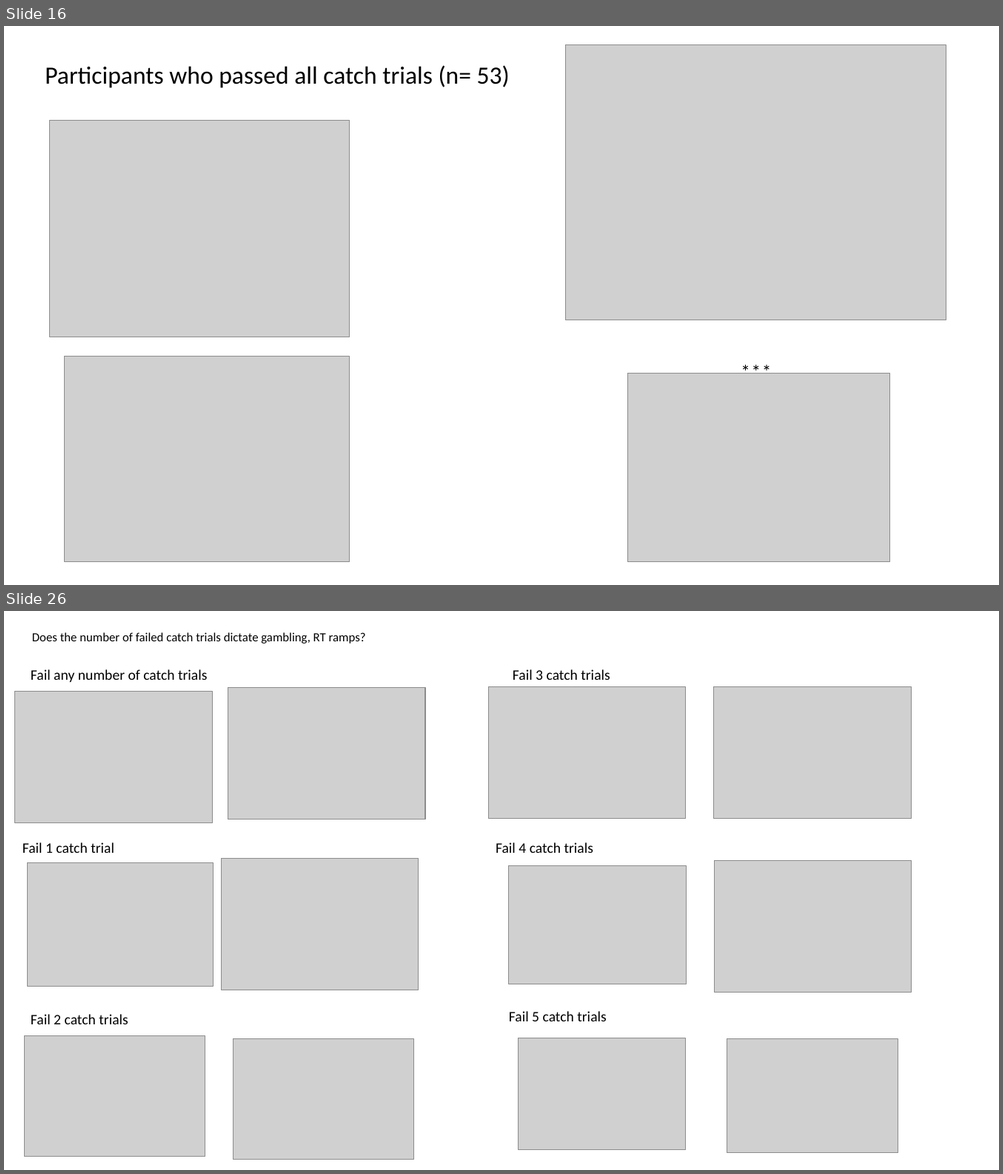
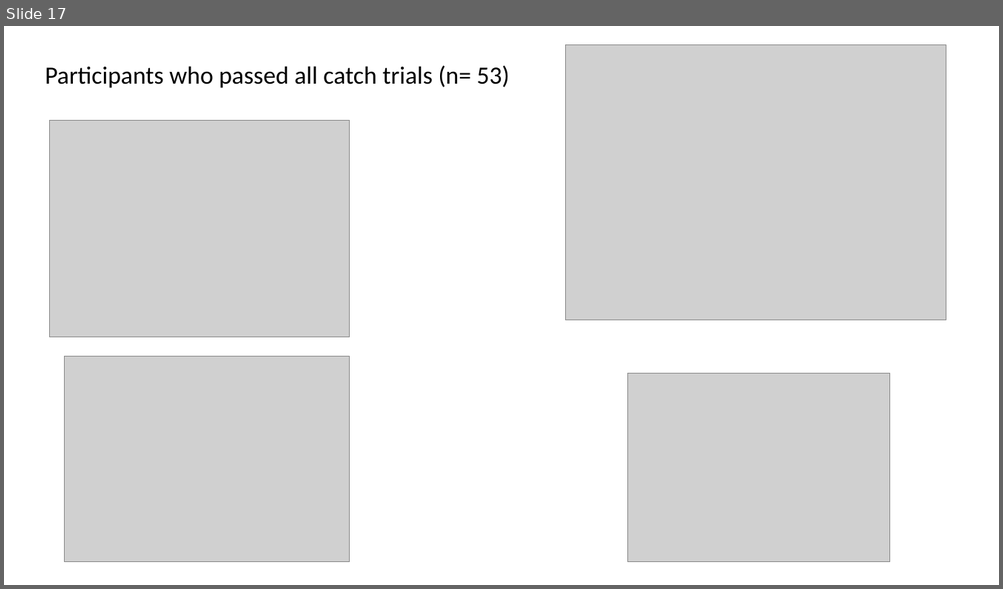
Before and after one commit to gpagnier/rampAnalysis, a slide deck: RampV04Presentation.pptx. Shown one above the other, each under a label of ours: slides 16 and 26 before the commit, slide 17 after it; the slides between them are not shown. The pictures are 1003x1174 and 1003x589 pixels, drawn with LibreOffice and Linux fonts; fonts in the diff are those of the drawing; grey boxes stand for pictures. Boxes give left, top, right and bottom in pixels: in the first picture for what was removed or moved away, otherwise in the second. Text is boxed around its words. In the diff, an @@ line names an element or a change of style, - is before the commit and + after.

```diff
--- a/RampV04Presentation.pptx
+++ b/RampV04Presentation.pptx
@@ slide 26 removed at box(4, 611, 999, 1170), background #FFFFFF @@
@@ title removed at box(32, 632, 366, 644) @@
-Does the number of failed catch trials dictate gambling, RT ramps?
@@ text removed at box(31, 669, 207, 682) @@
-Fail any number of catch trials
@@ text removed at box(512, 669, 609, 680) @@
-Fail 3 catch trials
@@ picture removed at box(15, 692, 213, 823) @@
@@ picture removed at box(227, 688, 426, 820) @@
@@ picture removed at box(488, 687, 686, 819) @@
@@ picture removed at box(714, 687, 911, 819) @@
@@ text removed at box(22, 843, 114, 853) @@
-Fail 1 catch trial
@@ text removed at box(495, 843, 593, 853) @@
-Fail 4 catch trials
@@ picture removed at box(27, 863, 213, 986) @@
@@ picture removed at box(221, 859, 419, 991) @@
@@ picture removed at box(509, 866, 686, 984) @@
@@ picture removed at box(714, 861, 912, 993) @@
@@ text removed at box(31, 1014, 128, 1025) @@
-Fail 2 catch trials
@@ text removed at box(509, 1011, 606, 1022) @@
-Fail 5 catch trials
@@ picture removed at box(25, 1037, 205, 1157) @@
@@ picture removed at box(233, 1039, 414, 1160) @@
@@ picture removed at box(518, 1039, 686, 1150) @@
@@ picture removed at box(727, 1039, 898, 1153) @@
@@ what was slide 16 is now slide 17 @@
@@ slide 17 changed as well @@
@@ text removed at box(734, 357, 758, 386) @@
-*
@@ text removed at box(744, 357, 768, 386) @@
-*
@@ text removed at box(754, 357, 780, 386) @@
-*
```
Also in this commit, not shown: 7 other slides changed, 6 slides added, 10 other slides removed, 3 other files.
